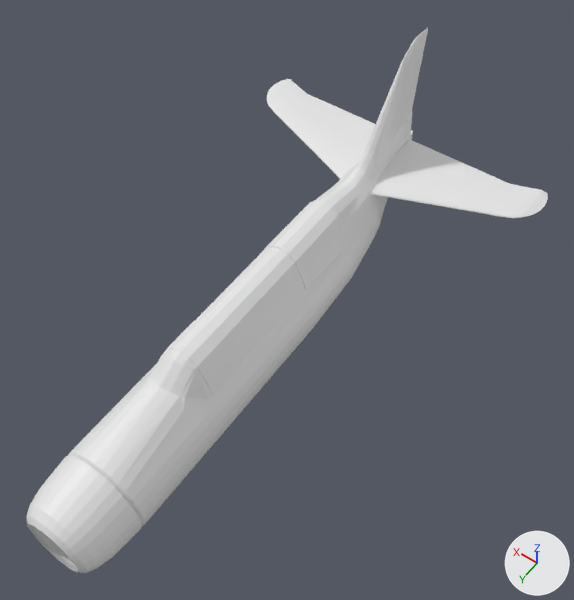
Two versions of the Blender file Aircraft/Helldiver/Helldiver.blend, one commit apart.
Rendered twice from a 50 mm camera at (-4.98, 3.92, 10.67) aimed at (-0.49, -2.36, 0.79). Arrows for +X, +Y and +Z are at lower right; the lights stay in place. The picture after the commit comes second.

In view in the first picture: 'Fuselage', 'Gunner Canopy', 'Left Tail Fin', 'Pilot Canopy', 'Right Tail Fin', 'TD Upper' and 3 more.
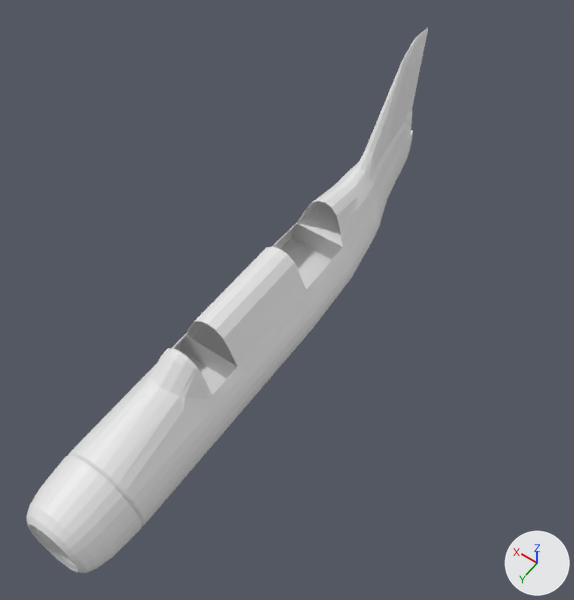
What differs and where, as boxes [x1, y1, x2, y2] in the pictures (574 x 600 px):
'Left Tail Fin', hidden
    before: [370, 140, 548, 218]
'Right Tail Fin', hidden
    before: [267, 79, 376, 179]
'Gunner Canopy', hidden
    before: [266, 200, 345, 291]
'Pilot Canopy', hidden
    before: [165, 321, 238, 395]

The edits, one by one:
Object 'Left Tail Fin' (ob_left_tail_fin) is now hidden.
Object 'Right Tail Fin' (ob_right_tail_fin) is now hidden.
Object 'Pilot Canopy' (ob_pilot_canopy) is now hidden.
Object 'Gunner Canopy' (ob_gunner_canopy) is now hidden.
